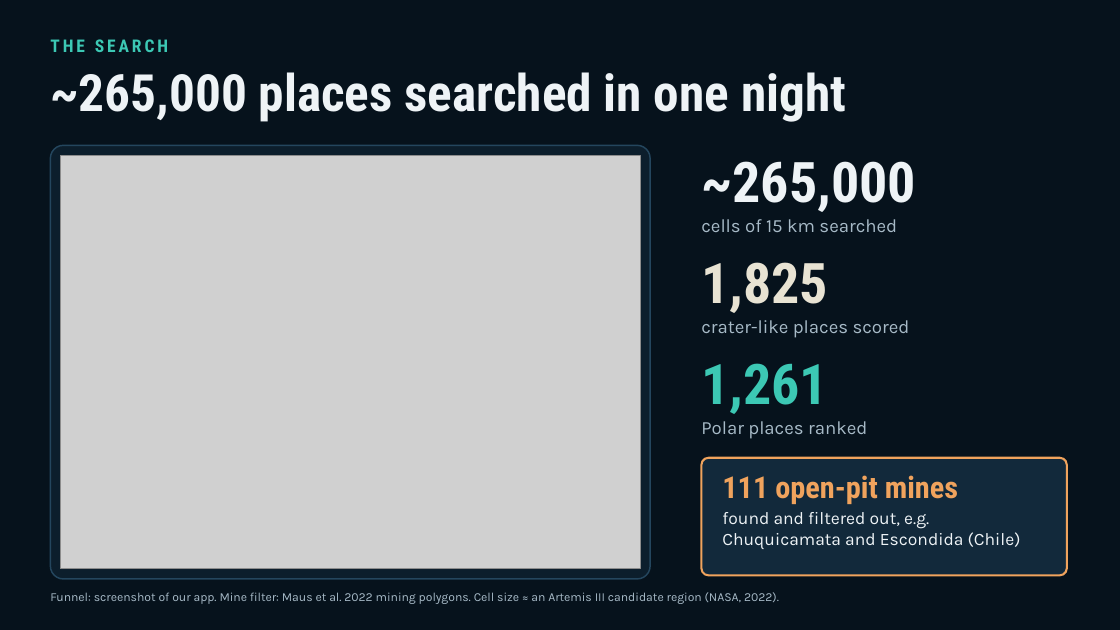
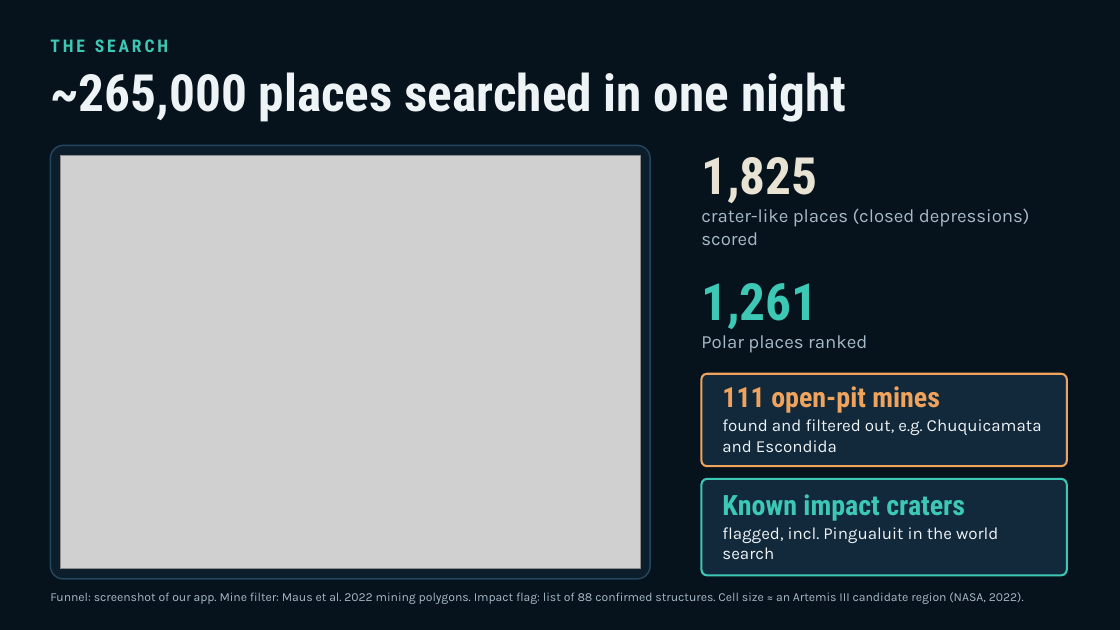
Before and after one commit to TLCasparS/EspaceOdyssey, a slide deck: slide 4 of pitch/Moon_Twins_on_Earth.pptx. Drawn at 1120x630 pixels with LibreOffice and Linux fonts; fonts in the diff are those of the drawing; grey boxes stand for pictures. Boxes give left, top, right and bottom in pixels: in the first picture for what was removed or moved away, otherwise in the second. Text is boxed around its words. In the diff, an @@ line names an element or a change of style, - is before the commit and + after.

```diff
--- a/pitch/Moon_Twins_on_Earth.pptx
+++ b/pitch/Moon_Twins_on_Earth.pptx
@@ text "1,825": place and size @@
-text "1,825" at [701, 262, 910, 338]
+text "1,825" at [701, 157, 1030, 245]
@@ text at [701, 157, 817, 203]: size 48 to 44 pt in "1,825" @@
@@ text removed at [701, 161, 916, 232] @@
-~265,000
-cells of 15 km searched
@@ text at [701, 208, 1030, 245]: text changed @@
-crater-like places scored
+crater-like places (closed depressions) scored
@@ text "1,261": place and size @@
-text "1,261" at [701, 363, 867, 439]
+text "1,261" at [701, 283, 867, 353]
@@ text at [701, 283, 817, 329]: size 48 to 44 pt in "1,261" @@
@@ rounded rectangle added at [702, 374, 1067, 466], fill #12293B, outline #F0A35D 1.75 pt @@
@@ text at [722, 386, 940, 413]: size 26 to 24 pt in "111 open-pit mines" @@
@@ text "111 open-pit mines": place and size @@
-text "111 open-pit mines" at [722, 475, 1021, 549]
+text "111 open-pit mines" at [722, 386, 1042, 452]
@@ text at [722, 419, 1042, 452]: text changed; size 15 to 14.5 pt @@
-found and filtered out, e.g. Chuquicamata and Escondida (Chile)
+found and filtered out, e.g. Chuquicamata and Escondida
@@ rounded rectangle: place and size @@
-rounded rectangle at [702, 458, 1067, 576]
+rounded rectangle at [702, 479, 1067, 576]
@@ rounded rectangle at [702, 479, 1067, 576]: outline #F0A35D 1.75 pt to #3CC8B4 1.75 pt @@
@@ text added at [722, 494, 998, 559], 14.5 pt, text #EEF3F6 @@
+Known impact craters
+flagged, incl. Pingualuit in the world search
@@ text at [50, 592, 1024, 604]: text changed @@
-Funnel: screenshot of our app. Mine filter: Maus et al. 2022 mining polygons. Cell size ≈ an Artemis III candidate region (NASA, 2022).
+Funnel: screenshot of our app. Mine filter: Maus et al. 2022 mining polygons. Impact flag: list of 88 confirmed structures. Cell size ≈ an Artemis III candidate region (NASA, 2022).
```
Also in this commit, not shown: 3 other slides changed, 7 other files.
